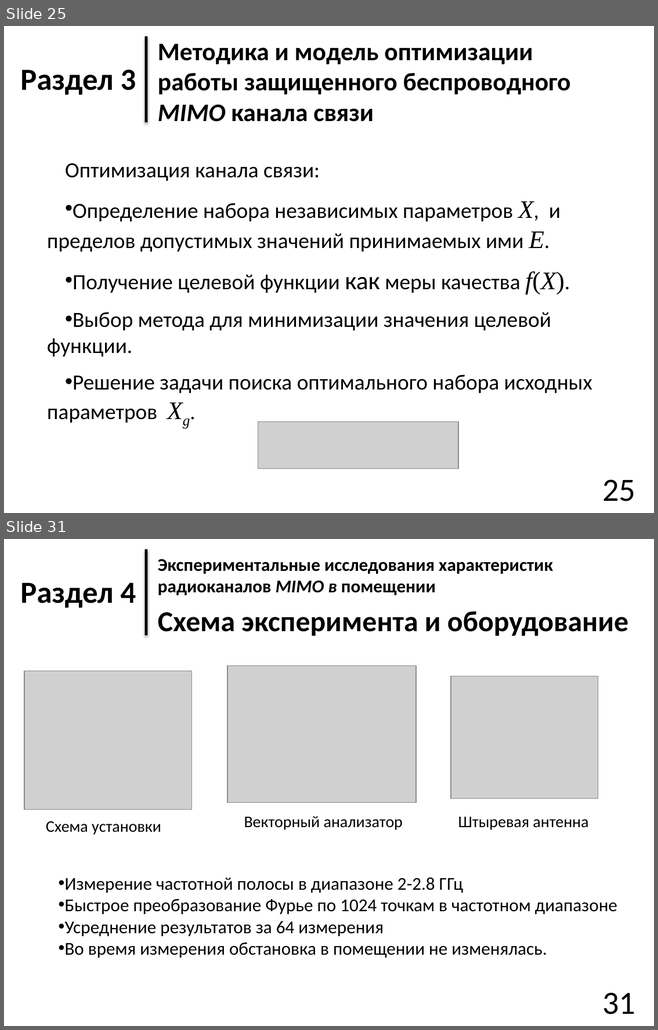
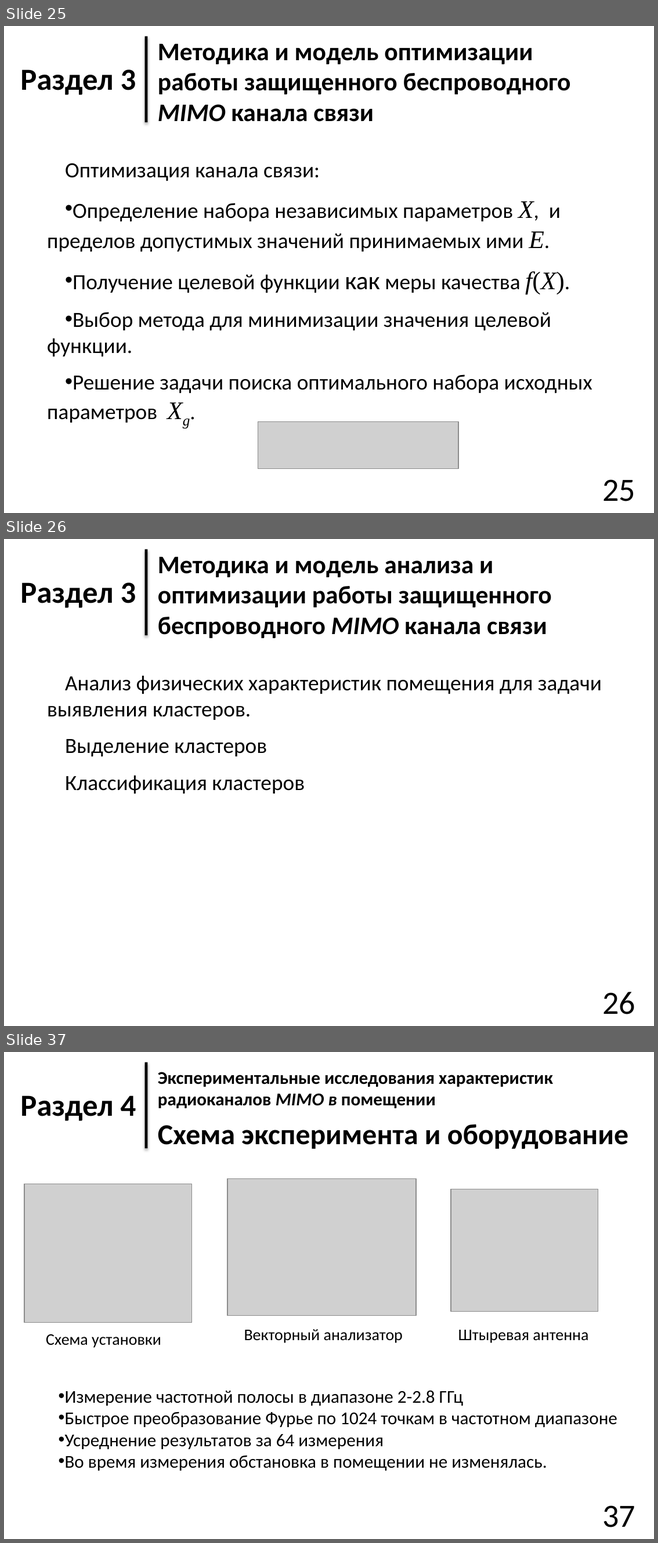
Before and after one commit to Teivaz/diss, a slide deck: Presentation/Презентация_8.pptx. Shown one above the other, each under a label of ours: slides 25 and 31 before the commit, slides 25, 26 and 37 after it; the slides between them are not shown. The pictures are 658x1030 and 658x1543 pixels, drawn with LibreOffice and Linux fonts; fonts in the diff are those of the drawing; grey boxes stand for pictures. Boxes give left, top, right and bottom in pixels: in the first picture for what was removed or moved away, otherwise in the second. Text is boxed around its words. In the diff, an @@ line names an element or a change of style, - is before the commit and + after.

```diff
--- a/Presentation/Презентация_8.pptx
+++ b/Presentation/Презентация_8.pptx
@@ slide 26 added at (x1=4, y1=539, x2=654, y2=1026), background #FFFFFF @@
@@ line added from (146, 549) to (146, 635), #000000 3 pt @@
@@ text added at (x1=158, y1=556, x2=552, y2=638), 28 pt, text #000000, bold @@
+Методика и модель анализа и оптимизации работы защищенного беспроводного MIMO канала связи
@@ text added at (x1=20, y1=583, x2=136, y2=608), 34 pt, text #000000, bold @@
+Раздел 3
@@ text added at (x1=47, y1=675, x2=601, y2=794), 24 pt, text #000000 @@
+Анализ физических характеристик помещения для задачи выявления кластеров.
+Выделение кластеров
+Классификация кластеров
@@ page number added at (x1=602, y1=992, x2=635, y2=1015), 36 pt, text #000000 @@
+26
@@ what was slide 31 is now slide 37 @@
@@ page number at (x1=602, y1=1506, x2=635, y2=1528): text changed @@
-31
+37
```
Also in this commit, not shown: 6 slides changed, 8 other slides added, 17 other files.
